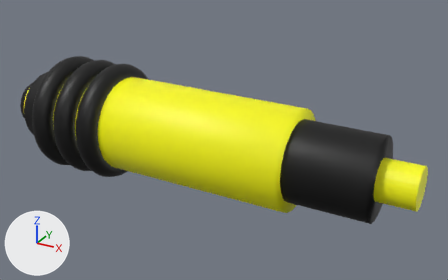
A saved change to the glTF model assets/weapon/weapon.glb.
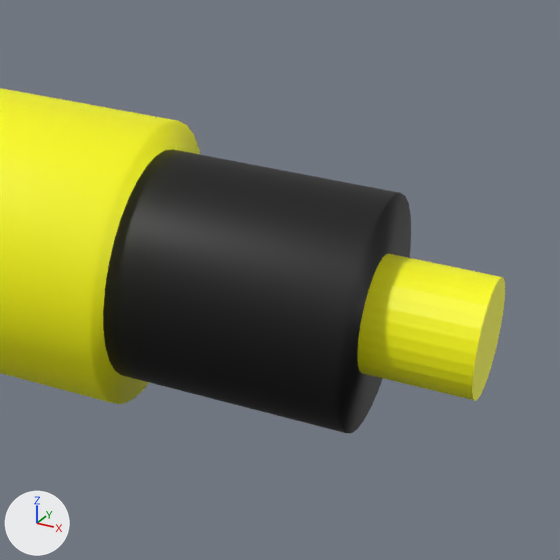
There are two pictures of each version: one whole from a 50 mm camera at (6.58, -9.91, 5.05) aimed at (0.99, 0.24, -0.02), one close up on the part from 54% to 100% of the width and 23% to 97% of the height. Lighting does not change. The marker at lower left points along +X, +Y and +Z. Where no turn or scale is listed for an object, it has been applied to the vertices.

Names of what the first close-up shows: 'Cyl2', 'Cylinder.001', 'Trigger'.
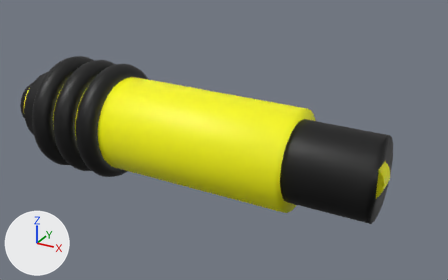
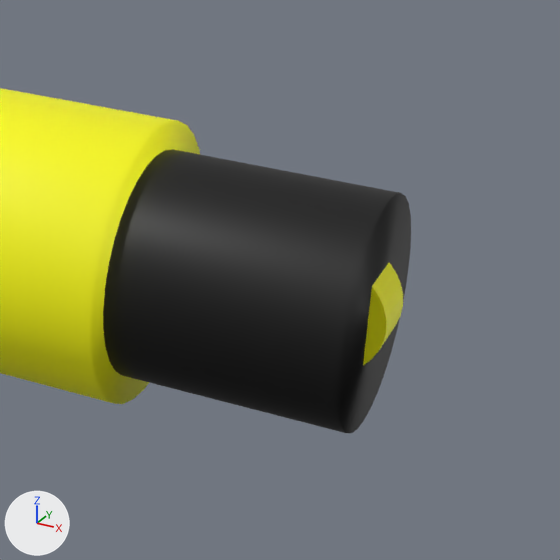
Boxes [x1, y1, x2, y2] around the edits, measured in the close-ups (560 x 560 px):
```json
{"object": "Trigger", "change": "moved, turned, rescaled", "before": [357, 253, 505, 401], "after": [363, 263, 403, 365]}
```

Scene script edits in JSON lines:
```json
{"op": "add", "block": "ob_trigger", "code": "ob_trigger.parent = ob_cylinder_001"}
{"op": "set", "path": "ob_trigger.location", "old": "(4.0, 0.0, 0.0)", "new": "(0.0, 0.0, 0.928)"}
{"op": "set", "path": "ob_trigger.rotation_euler", "old": "(0.0, 1.571, 0.0)", "new": "(1.571, 0.0, 0.0)", "note": "degrees (0, 90, 0) -> degrees (90, 0, 0)"}
{"op": "set", "path": "ob_trigger.scale", "old": "(0.4, 0.4, 1.0)", "new": "(0.5, 0.103, 0.25)"}
```
